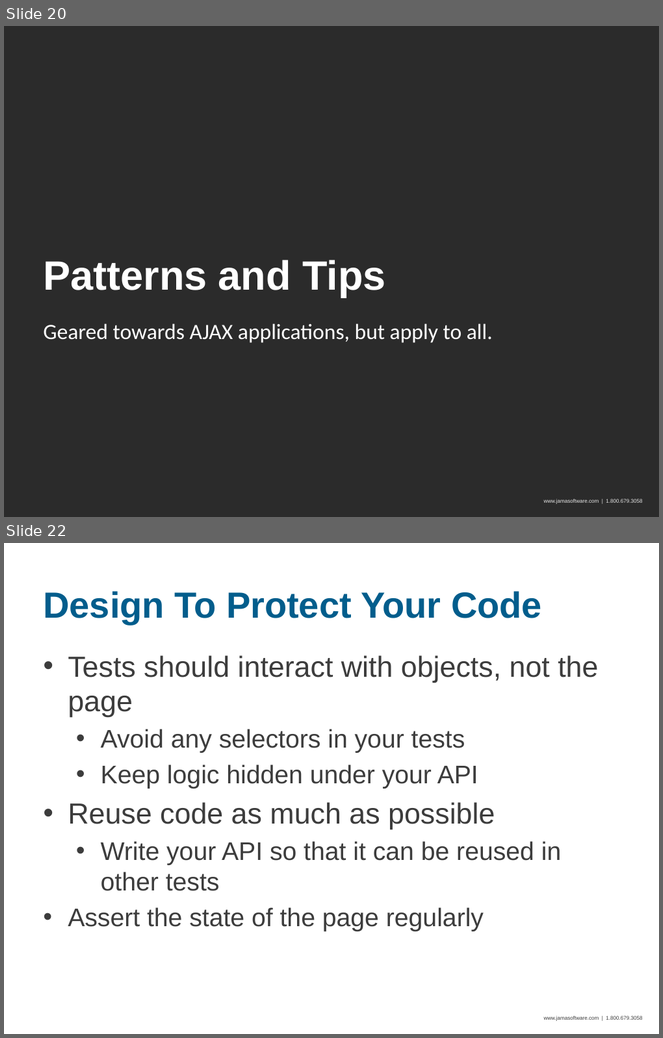
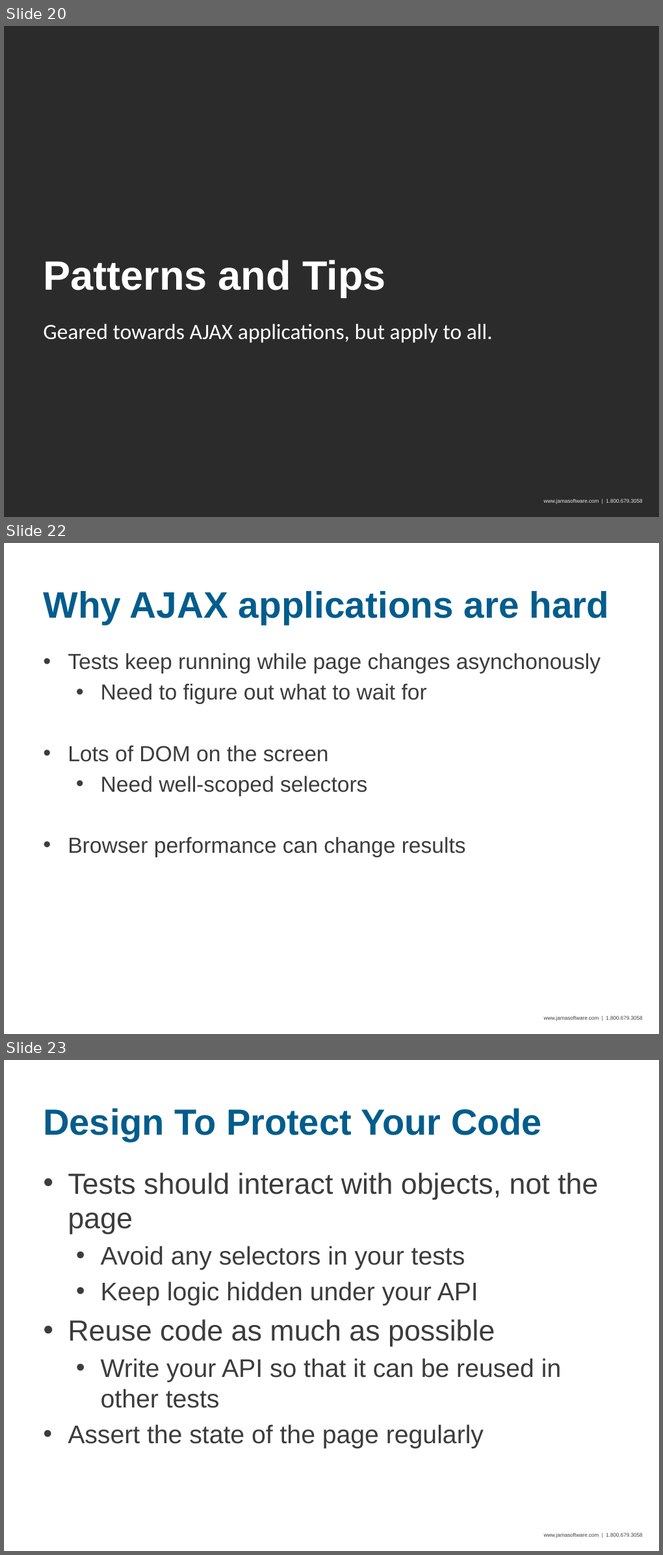
Before and after one commit to seanadkinson/webdriver-examples, a slide deck: slides.pptx. Shown one above the other, each under a label of ours: slides 20 and 22 before the commit, slides 20, 22 and 23 after it; the slides between them are not shown. The pictures are 663x1038 and 663x1555 pixels, drawn with LibreOffice and Linux fonts; fonts in the diff are those of the drawing; background and template pictures are left out; a plain dark background stands for a picture behind light text. Boxes give left, top, right and bottom in pixels: in the first picture for what was removed or moved away, otherwise in the second. Text is boxed around its words. In the diff, an @@ line names an element or a change of style, - is before the commit and + after.

```diff
--- a/slides.pptx
+++ b/slides.pptx
@@ slide 22 added at [4, 543, 659, 1034], background picture (left out); not listed: 1 template element that a slide beside it also shows @@
@@ title added at [43, 591, 609, 625], 40.5 pt, text #025D8C, bold @@
+Why AJAX applications are hard
@@ text added at [68, 653, 601, 858], 24 pt, text #3C3C3C @@
+• Tests keep running while page changes asynchonously
+  • Need to figure out what to wait for
+• Lots of DOM on the screen
+  • Need well-scoped selectors
+• Browser performance can change results
@@ what was slide 22 is now slide 23 @@
```
Also in this commit, not shown: 7 slides changed, 2 other slides added.
